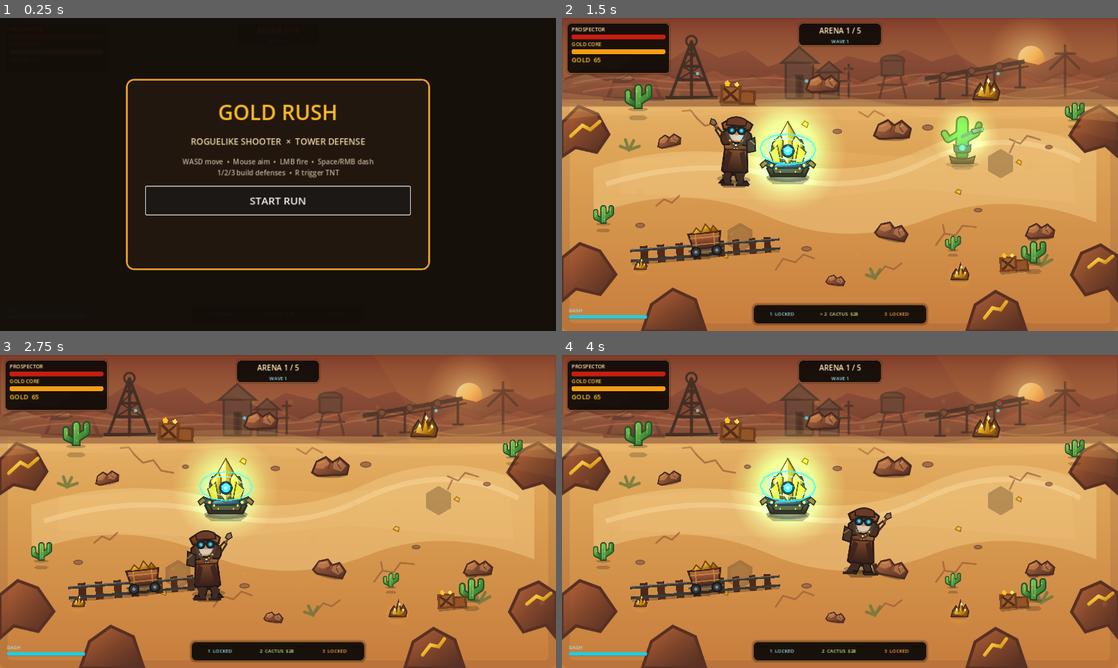
Above: before the commit, frames 1-4 (two rows, left to right).
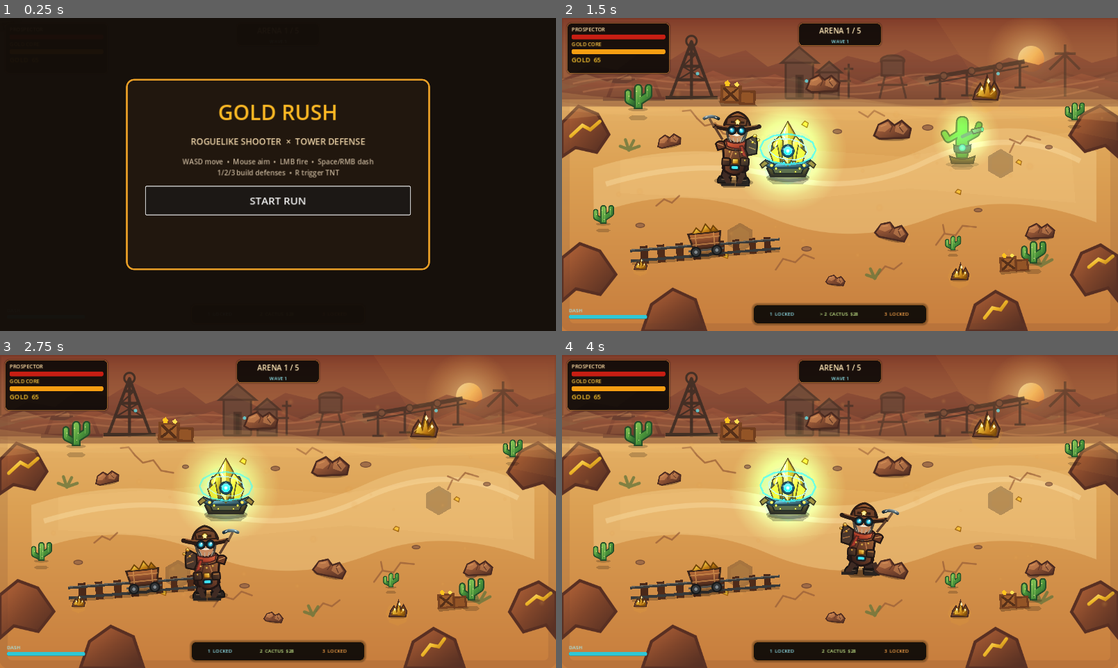
Above: after the commit, the same moments.

Repository: motomotoo1997-art/monster-quest
Game: Godot game, scene res://scenes/main/Main.tscn
The game is run twice, just before and just after one commit, with the same random seed, the same clock (stepped at 60 frames per second) and the same inputs.
Inputs (mouse positions are in pixels of both pictures, inside the frame that each line leads up to):
- Up to frame 1 (0.25 s): no input
- Up to frame 2 (1.5 s): click "START RUN" at 0.5 s; tap Enter at 1.25 s; move the mouse to (962, 158) at 1.27 s; hold D (move_right) from 1.28 s (still down); tap E (ability_e) at 1.35 s
- Up to frame 3 (2.75 s): move the mouse to (166, 527) at 2.02 s; release D (move_right) at 2.03 s; hold S (move_down) from 2.03 s (still down); tap Q (ability_q) at 2.1 s
- Up to frame 4 (4 s): move the mouse to (895, 442) at 2.77 s; release S (move_down) at 2.78 s; hold D (move_right) 2.78-3.53 s; tap R (ability_r) at 2.85 s; move the mouse to (812, 574) at 3.52 s; hold W (move_up) from 3.53 s (still down); tap 1 (build_1) at 3.6 s

The runs differ from the first frame. In frame 2, 0.9% of the frame differs, in the area x 25-36%, y 29-54%; in frame 3, 0.9%; in frame 4, 0.9%, in the area x 49-61%, y 46-71%.

Commit message:
art: switch Prospector to detailed v4 SVG atlas

Diff:
--- a/gold-rush-roguelike/scenes/player/Prospector.tscn
+++ b/gold-rush-roguelike/scenes/player/Prospector.tscn
@@ -6,7 +6,7 @@
 [ext_resource type="Script" path="res://scripts/components/hurtbox_component.gd" id="4_hurtbox"]
 [ext_resource type="Script" path="res://scripts/components/weapon_component.gd" id="5_weapon"]
 [ext_resource type="PackedScene" path="res://scenes/combat/Projectile.tscn" id="6_projectile"]
-[ext_resource type="Texture2D" path="res://assets/sprites/player/prospector_animation_v3.svg" id="7_texture"]
+[ext_resource type="Texture2D" path="res://assets/sprites/player/prospector_animation_v4.svg" id="7_texture"]
 
 [sub_resource type="CapsuleShape2D" id="CapsuleShape2D_player"]
 radius = 13.0
